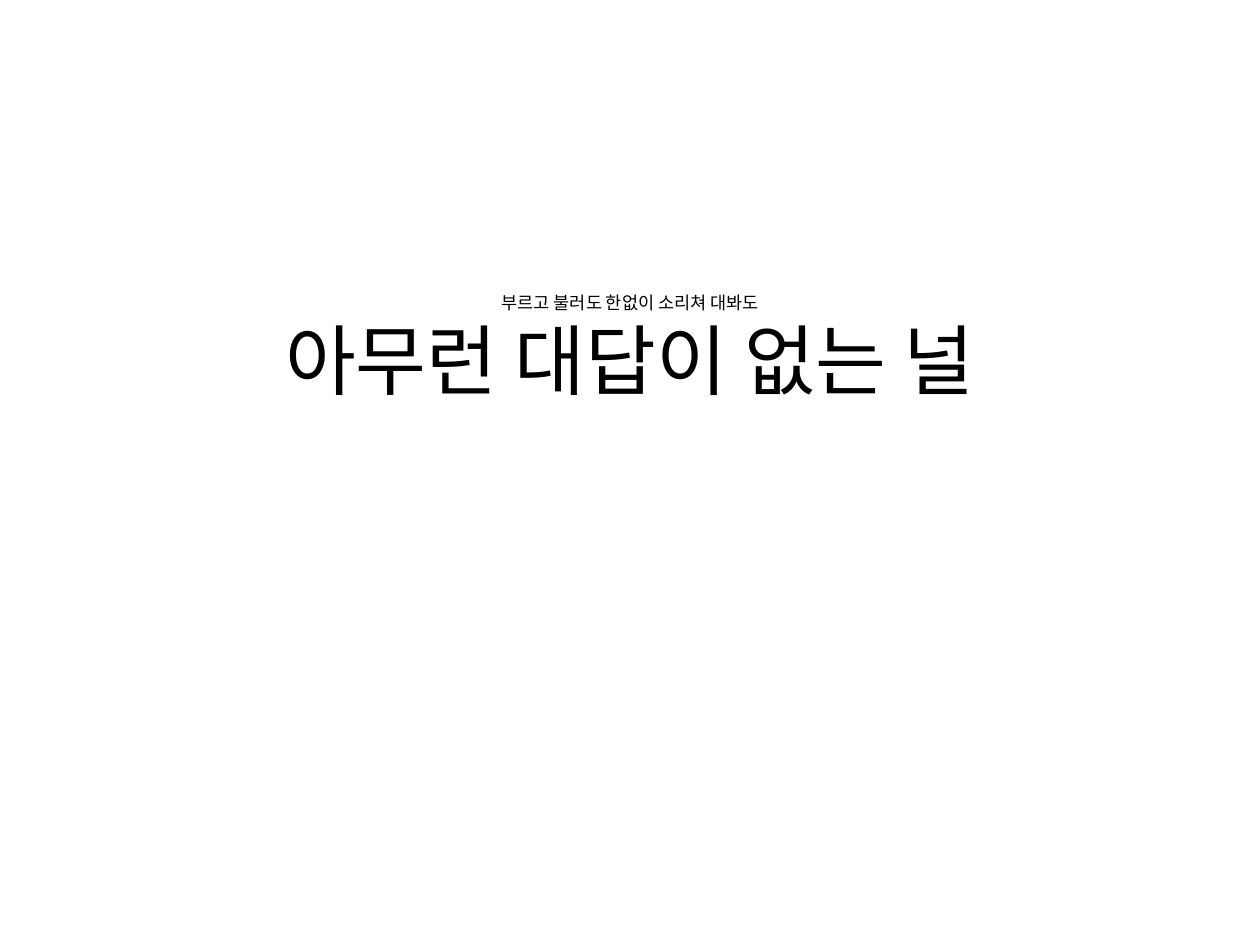
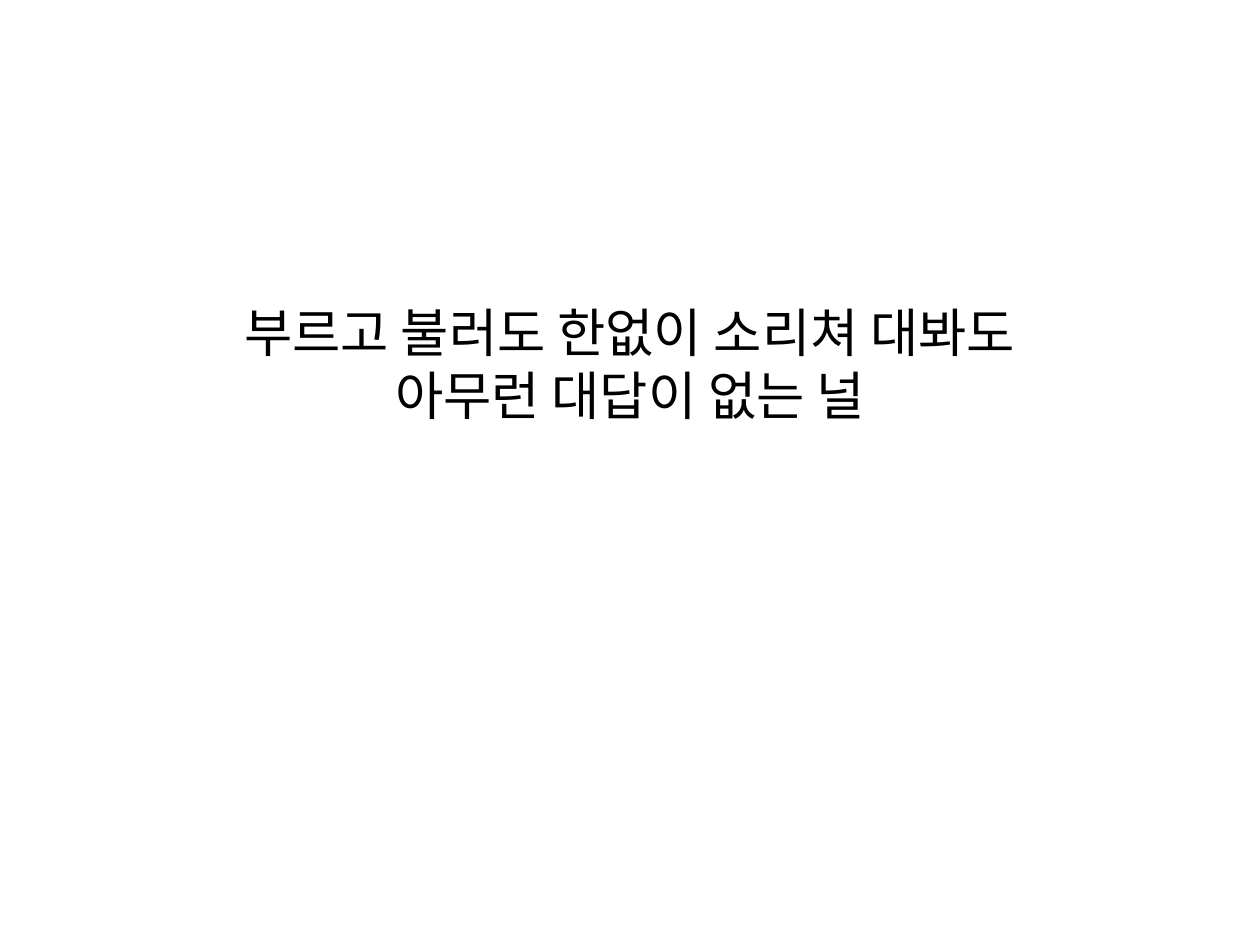
Before and after one commit to everydayday/pptTransform, a slide deck: slide 24 of Slide/add all slides1.pptx. Drawn at 1260x945 pixels with LibreOffice and Linux fonts; fonts in the diff are those of the drawing. Boxes give left, top, right and bottom in pixels: in the first picture for what was removed or moved away, otherwise in the second. Text is boxed around its words. In the diff, an @@ line names an element or a change of style, - is before the commit and + after.

```diff
--- a/Slide/add all slides1.pptx
+++ b/Slide/add all slides1.pptx
@@ title at [244,308,1015,419]: text changed; size 10 to 30 pt @@
-부르고 불러도 한없이 소리쳐 대봐도
-아무런 대답이 없는 널
+부르고 불러도 한없이 소리쳐 대봐도
+아무런 대답이 없는 널
```
Also in this commit, not shown: 39 other slides changed, 3 other files.
